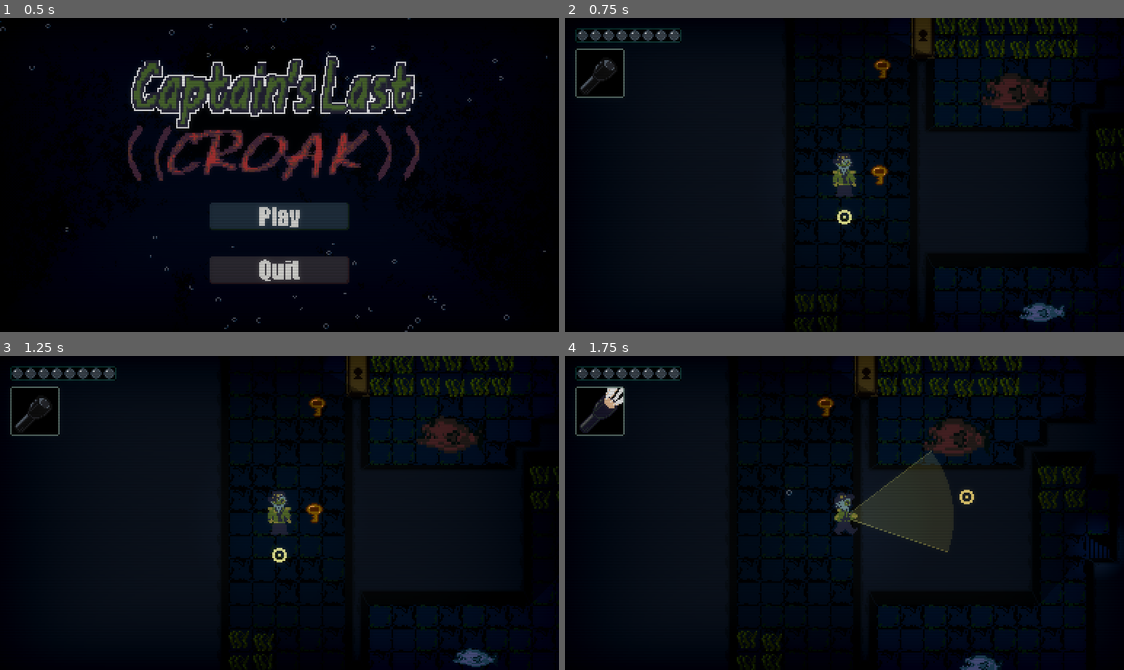
Above: before the commit, frames 1-4 (two rows, left to right).
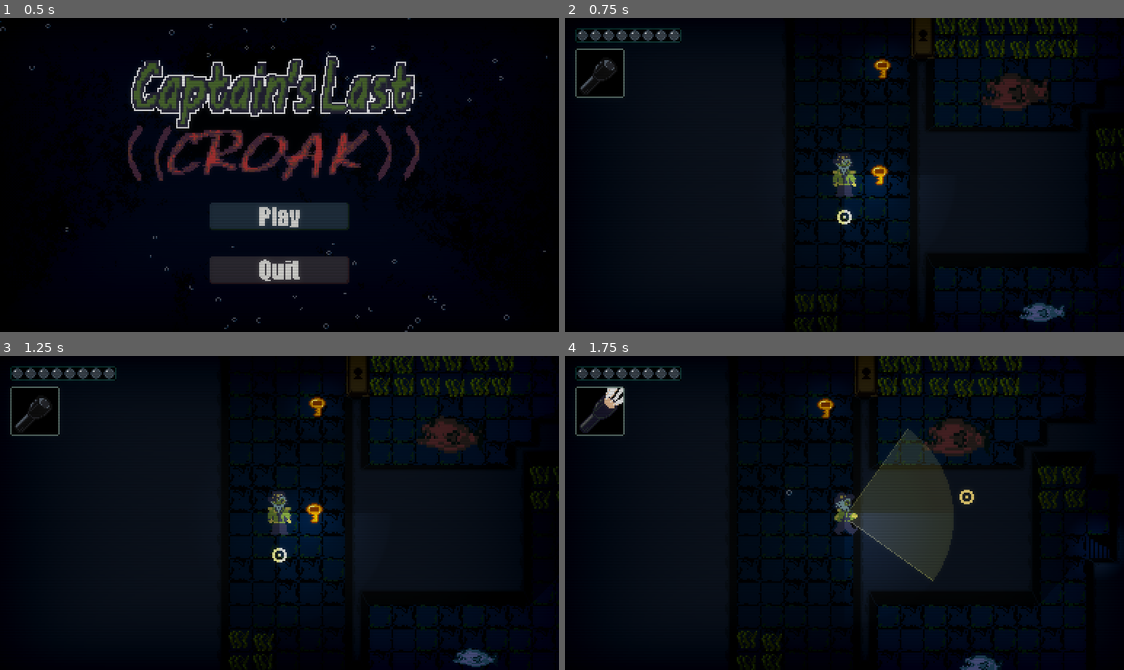
Above: after the commit, the same moments.

Repository: jablonskibrandan/GodotWild98
Game: Godot game, scene res://scenes/main_menu.tscn
Same seed, same stepped clock (60 frames per second), same inputs: the game is played once before the commit and once after it. Sound files missing from this copy of the repository are replaced by a short silence.
Inputs (mouse positions are in pixels of both pictures, inside the frame that each line leads up to):
- Up to frame 1 (0.5 s): no input
- Up to frame 2 (0.75 s): click (844, 215) at 0.5 s
- Up to frame 3 (1.25 s): no input
- Up to frame 4 (1.75 s): move the mouse to (967, 497) at 1.27 s; hold D (move_right) from 1.28 s (still down); hold F (flashlight_toggle) from 1.28 s (still down)

Frame 1 is identical in both runs. In frame 2, 0.7% of the frame differs, in the area x 50-60%, y 12-66%; in frame 3, 0.7%; in frame 4, 2.5%, in the area x 45-69%, y 12-72%.

Commit message:
Doors cast shadows + flashlight beam

Diff:
--- a/scenes/environment/door.tscn
+++ b/scenes/environment/door.tscn
@@ -8,6 +8,9 @@
 
 [sub_resource type="RectangleShape2D" id="RectangleShape2D_qxvjs"]
 size = Vector2(16, 8)
+
+[sub_resource type="OccluderPolygon2D" id="OccluderPolygon2D_bhunq"]
+polygon = PackedVector2Array(8, -8, -8, -8, -8, 8, 8, 8)
 
 [node name="Door" type="Area2D" unique_id=15992408]
 collision_layer = 128
@@ -31,4 +34,7 @@
 position = Vector2(0, 12)
 shape = SubResource("RectangleShape2D_qxvjs")
 
+[node name="LightOccluder2D" type="LightOccluder2D" parent="." unique_id=2101174292]
+occluder = SubResource("OccluderPolygon2D_bhunq")
+
 [connection signal="body_entered" from="." to="." method="_on_body_entered"]
--- a/scenes/environment/door_key.tscn
+++ b/scenes/environment/door_key.tscn
@@ -1,10 +1,61 @@
 [gd_scene format=3 uid="uid://c832dr177y2mk"]
 
 [ext_resource type="Script" uid="uid://cajncdld0sl6q" path="res://scripts/environment/door_key.gd" id="1_wtobe"]
-[ext_resource type="Texture2D" uid="uid://ch7iyrkhukkd" path="res://visuals/environment/key.png" id="2_wtobe"]
+[ext_resource type="Texture2D" uid="uid://c4prg31g77bsp" path="res://visuals/ui/key-sheet.png" id="2_wtobe"]
 
 [sub_resource type="RectangleShape2D" id="RectangleShape2D_qxvjs"]
 size = Vector2(16, 16)
+
+[sub_resource type="AtlasTexture" id="AtlasTexture_gynym"]
+atlas = ExtResource("2_wtobe")
+region = Rect2(0, 0, 16, 16)
+
+[sub_resource type="AtlasTexture" id="AtlasTexture_oinkl"]
+atlas = ExtResource("2_wtobe")
+region = Rect2(16, 0, 16, 16)
+
+[sub_resource type="AtlasTexture" id="AtlasTexture_ceu4g"]
+atlas = ExtResource("2_wtobe")
+region = Rect2(32, 0, 16, 16)
+
+[sub_resource type="AtlasTexture" id="AtlasTexture_1hlov"]
+atlas = ExtResource("2_wtobe")
+region = Rect2(48, 0, 16, 16)
+
+[sub_resource type="SpriteFrames" id="SpriteFrames_bhunq"]
+animations = [{
+"frames": [{
+"duration": 1.0,
+"texture": SubResource("AtlasTexture_gynym")
+}, {
+"duration": 1.0,
+"texture": SubResource("AtlasTexture_oinkl")
+}, {
+"duration": 1.0,
+"texture": SubResource("AtlasTexture_ceu4g")
+}, {
+"duration": 1.0,
+"texture": SubResource("AtlasTexture_1hlov")
+}],
+"loop": 1,
+"name": &"default",
+"speed": 5.0
+}]
+
+[sub_resource type="Gradient" id="Gradient_y0f35"]
+offsets = PackedFloat32Array(0, 0.94)
+colors = PackedColorArray(1, 1, 1, 1, 0, 0, 0, 1)
+metadata/_snap_enabled = true
+metadata/_snap_count = 100
+
+[sub_resource type="GradientTexture2D" id="GradientTexture2D_wtobe"]
+gradient = SubResource("Gradient_y0f35")
+width = 256
+height = 256
+fill = 1
+fill_from = Vector2(0.5, 0.5)
+fill_to = Vector2(0.4, 0.5)
+metadata/_snap_enabled = true
 
 [node name="Key" type="Area2D" unique_id=15992408]
 collision_layer = 128
@@ -12,10 +63,16 @@
 monitorable = false
 script = ExtResource("1_wtobe")
 
-[node name="Sprite2D" type="Sprite2D" parent="." unique_id=1883340264]
-texture = ExtResource("2_wtobe")
-
 [node name="CollisionShape2D" type="CollisionShape2D" parent="." unique_id=1863970802]
 shape = SubResource("RectangleShape2D_qxvjs")
 
+[node name="AnimatedSprite2D" type="AnimatedSprite2D" parent="." unique_id=933045187]
+texture_filter = 1
+sprite_frames = SubResource("SpriteFrames_bhunq")
+autoplay = "default"
+frame_progress = 0.4511845
+
+[node name="PointLight2D" type="PointLight2D" parent="." unique_id=1756635205]
+texture = SubResource("GradientTexture2D_wtobe")
+
 [connection signal="body_entered" from="." to="." method="_on_body_entered"]
--- a/scenes/environment/double_door.tscn
+++ b/scenes/environment/double_door.tscn
@@ -8,6 +8,9 @@
 
 [sub_resource type="RectangleShape2D" id="RectangleShape2D_qxvjs"]
 size = Vector2(32, 8)
+
+[sub_resource type="OccluderPolygon2D" id="OccluderPolygon2D_r6mw5"]
+polygon = PackedVector2Array(16, -8, -16, -8, -16, 8, 16, 8)
 
 [node name="Door" type="Area2D" unique_id=15992408]
 collision_layer = 128
@@ -31,4 +34,7 @@
 position = Vector2(0, 12)
 shape = SubResource("RectangleShape2D_qxvjs")
 
+[node name="LightOccluder2D" type="LightOccluder2D" parent="." unique_id=667875642]
+occluder = SubResource("OccluderPolygon2D_r6mw5")
+
 [connection signal="body_entered" from="." to="." method="_on_body_entered"]
--- a/scenes/environment/double_door_vertical.tscn
+++ b/scenes/environment/double_door_vertical.tscn
@@ -8,6 +8,9 @@
 
 [sub_resource type="RectangleShape2D" id="RectangleShape2D_qxvjs"]
 size = Vector2(32, 8)
+
+[sub_resource type="OccluderPolygon2D" id="OccluderPolygon2D_bnrjc"]
+polygon = PackedVector2Array(8, -16, -8, -16, -8, 16, 8, 16)
 
 [node name="Door" type="Area2D" unique_id=15992408]
 collision_layer = 128
@@ -32,4 +35,7 @@
 rotation = 1.5707964
 shape = SubResource("RectangleShape2D_qxvjs")
 
+[node name="LightOccluder2D" type="LightOccluder2D" parent="." unique_id=1297359084]
+occluder = SubResource("OccluderPolygon2D_bnrjc")
+
 [connection signal="body_entered" from="." to="." method="_on_body_entered"]
--- a/scenes/player.tscn
+++ b/scenes/player.tscn
@@ -307,6 +307,17 @@
 
 [sub_resource type="CapsuleShape2D" id="CapsuleShape2D_msa8h"]
 
+[sub_resource type="Gradient" id="Gradient_smehm"]
+offsets = PackedFloat32Array(0, 0.970339, 1)
+colors = PackedColorArray(1, 1, 1, 1, 0.15254235, 0.15254235, 0.15254235, 1, 0, 0, 0, 1)
+
+[sub_resource type="GradientTexture2D" id="GradientTexture2D_smehm"]
+gradient = SubResource("Gradient_smehm")
+width = 100
+height = 100
+fill = 1
+fill_to = Vector2(0.55, 0.55)
+
 [node name="Player" type="CharacterBody2D" unique_id=2093951058]
 texture_filter = 1
 collision_layer = 2
@@ -342,16 +353,6 @@
 energy = 0.5
 shadow_color = Color(0, 0, 0, 1)
 texture = SubResource("GradientTexture2D_qr0ht")
-metadata/_edit_lock_ = true
-
-[node name="PointLight2D" type="PointLight2D" parent="PointLight2D" unique_id=1219069933]
-position = Vector2(-1, 5)
-energy = 0.5
-range_item_cull_mask = 2
-shadow_color = Color(0, 0, 0, 1)
-texture = SubResource("GradientTexture2D_qr0ht")
-offset = Vector2(0, -6)
-texture_scale = 0.2
 metadata/_edit_lock_ = true
 
 [node name="CPUParticles2D" type="CPUParticles2D" parent="." unique_id=1705809615]
@@ -376,6 +377,7 @@
 texture = ExtResource("5_fjrip")
 hframes = 2
 script = ExtResource("6_tuyoq")
+half_angle_degrees = 45.0
 
 [node name="Flashlight_Point_Left" type="Node2D" parent="FlashlightSprite" unique_id=1116433502]
 position = Vector2(80, 20)
@@ -399,3 +401,7 @@
 [node name="MineSignal_Timer" type="Timer" parent="Timers" unique_id=629823347]
 wait_time = 45.0
 one_shot = true
+
+[node name="FlashlightLight" type="PointLight2D" parent="." unique_id=418308655]
+texture = SubResource("GradientTexture2D_smehm")
+offset = Vector2(50, 50)
Binary file added: visuals/ui/key-sheet.png
Not shown, added: visuals/ui/key-sheet.png.import
